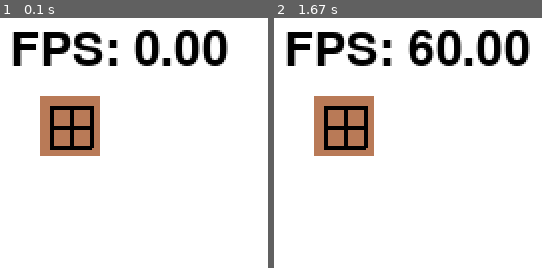
Above: before the commit, frames 1-2 (left to right).
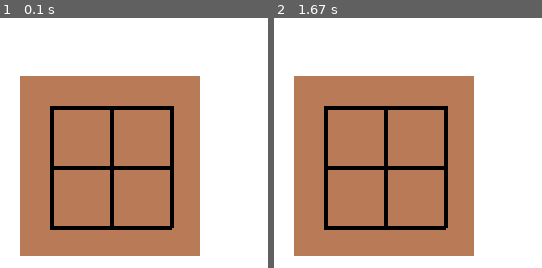
Above: after the commit, the same moments.

Repository: MyEncyclopedia/ConnectNGym
Game: pygame game, started from PyGameConnectN.py
Same seed, same stepped clock (60 frames per second), same inputs: the game is played once before the commit and once after it.
Inputs:
- Up to frame 1 (0.1 s): no input
- Up to frame 2 (1.67 s): no input

The runs differ from the first frame. In frame 1, 50% of the frame differs, in the area x 4-86%, y 4-96%; in frame 2, 51%, in the area x 4-96%, y 4-96%.

Commit message:
PyGameConnectN.py update

Diff:
--- a/PlannedStrategy.py
+++ b/PlannedStrategy.py
@@ -95,6 +95,6 @@
 
 
 if __name__ == '__main__':
-    connectNGame = ConnectNGame(N=4, board_size=5)
+    connectNGame = ConnectNGame(N=3, board_size=3)
 
     strategy = PlannedMinimaxStrategy(connectNGame)
--- a/PyGameConnectN.py
+++ b/PyGameConnectN.py
@@ -8,7 +8,7 @@
 class PyGameBoard:
 
     def __init__(self, board_size=3, connect_num=3):
-        self.grid_size = 10
+        self.grid_size = 30
         self.start_x, self.start_y = 30, 50
         self.edge_size = self.grid_size / 2
         self.board_size = board_size
@@ -18,7 +18,7 @@
         pygame.init()
 
         self.screen = pygame.display.set_mode((800, 600))
-        pygame.display.set_caption("TTT")
+        pygame.display.set_caption(f"Connect-{connect_num}, {board_size}x{board_size}")
         self.clock = pygame.time.Clock()
         self.font = pygame.font.Font(pygame.font.get_default_font(), 24)
         self.going = True
@@ -72,11 +72,14 @@
 
     def render(self):
         self.screen.fill((255, 255, 255))
-        self.screen.blit(self.font.render("FPS: {0:.2F}".format(self.clock.get_fps()), True, (0, 0, 0)), (10, 10))
+        # self.screen.blit(self.font.render("FPS: {0:.2F}".format(self.clock.get_fps()), True, (0, 0, 0)), (10, 10))
 
         self.draw(self.screen)
         if self.connectNGame.gameOver:
-            self.screen.blit(self.font.render("{0} Win".format("Black" if self.connectNGame.gameResult == ConnectNGame.PLAYER_A else "White"), True, (0, 0, 0)), (500, 10))
+            title = f"Connect-{self.connectNGame.N}, {self.connectNGame.board_size}x{self.connectNGame.board_size}"
+            winner_msg = "{0} Win".format("Black" if self.connectNGame.gameResult == ConnectNGame.PLAYER_A else "White")
+            title = "Game Over " + winner_msg + title
+            pygame.display.set_caption(title)
 
         pygame.display.update()
 
@@ -138,6 +141,7 @@
 
 
 if __name__ == '__main__':
+    # game = PyGameBoard(board_size=15, connect_num=5)
     game = PyGameBoard()
     while game.going:
         game.next_step()
--- a/base_agent.py
+++ b/base_agent.py
@@ -18,10 +18,8 @@
         self.strategy = strategy
 
     def act(self, game, available_actions):
-        # s = MinimaxDPStrategy(game)
-        s = MinimaxStrategy(game)
-        result, move = s.action()
-        # print(f'player={game.currentPlayer} result={result}')
+        s = MinimaxStrategy()
+        result, move = s.action(game)
         assert move in available_actions
         return move
 
--- a/connect_n.py
+++ b/connect_n.py
@@ -1,7 +1,7 @@
 from typing import List, Tuple
 
+
 class ConnectNGame:
-
     PLAYER_A = 1
     PLAYER_B = -1
     AVAILABLE = 0
@@ -9,7 +9,7 @@
     RESULT_A_WIN = 1
     RESULT_B_WIN = -1
 
-    def __init__(self, N:int = 3, board_size:int = 3):
+    def __init__(self, N: int = 3, board_size: int = 3):
         assert N <= board_size
         self.N = N
         self.board_size = board_size
@@ -89,11 +89,11 @@
         return result
 
     def getAvailablePositions(self) -> List[Tuple[int, int]]:
-        return [(i,j) for i in range(self.board_size) for j in range(self.board_size) if self.board[i][j] == ConnectNGame.AVAILABLE]
+        return [(i, j) for i in range(self.board_size) for j in range(self.board_size) if
+                self.board[i][j] == ConnectNGame.AVAILABLE]
 
     def getStatus(self) -> Tuple[Tuple[int, ...]]:
         return tuple([tuple(self.board[i]) for i in range(self.board_size)])
-
 
     def checkAction(self, r: int, c: int) -> bool:
         return self.board[r][c] == ConnectNGame.AVAILABLE
@@ -104,7 +104,8 @@
         for r in range(self.N):
             row = ''
             for c in range(self.N):
-                row += 'O' if self.board[r][c] == ConnectNGame.PLAYER_A else 'X' if self.board[r][c] == ConnectNGame.PLAYER_B else '.'
+                row += 'O' if self.board[r][c] == ConnectNGame.PLAYER_A else 'X' if self.board[r][
+                                                                                        c] == ConnectNGame.PLAYER_B else '.'
             print(row)
         print('------')
 
